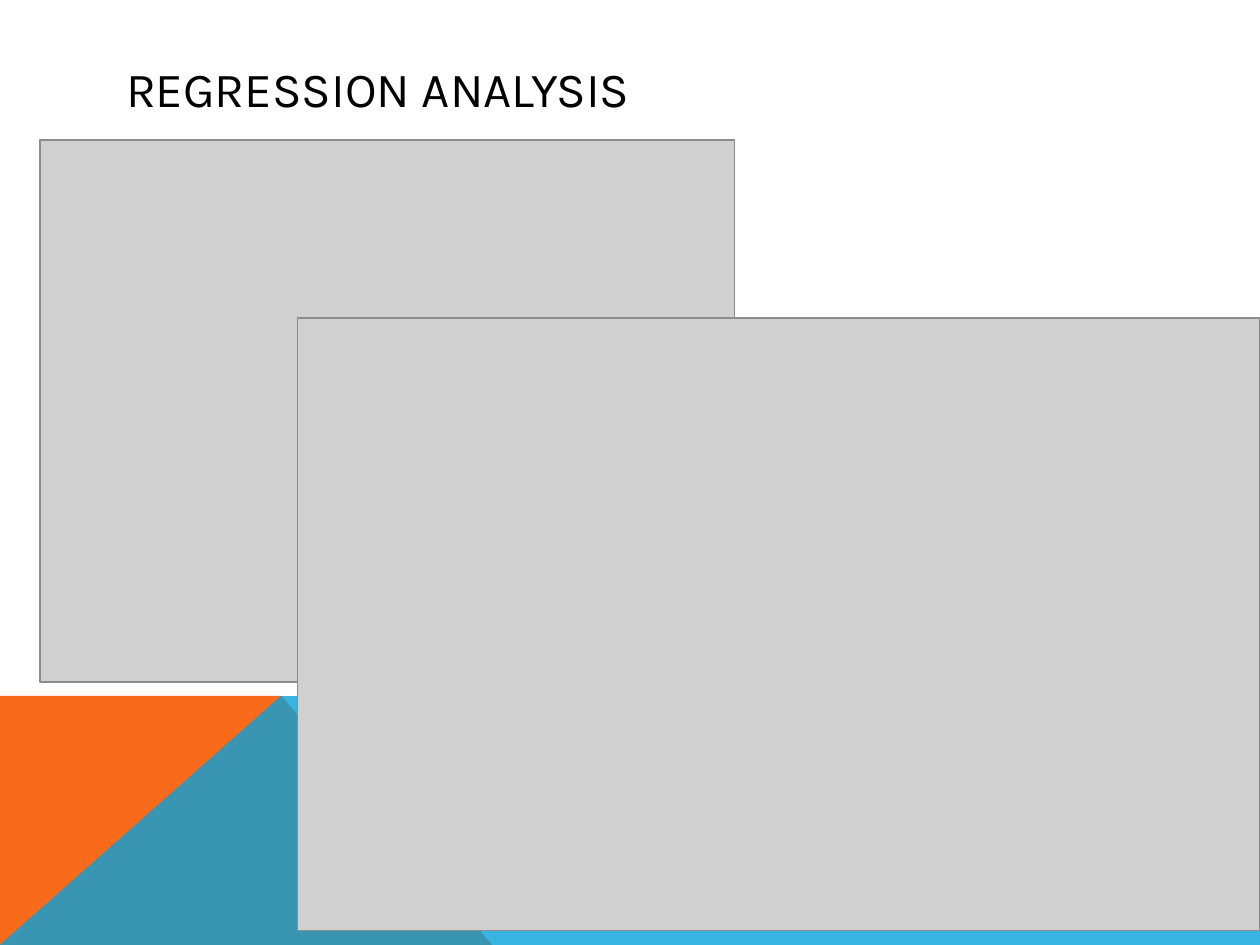
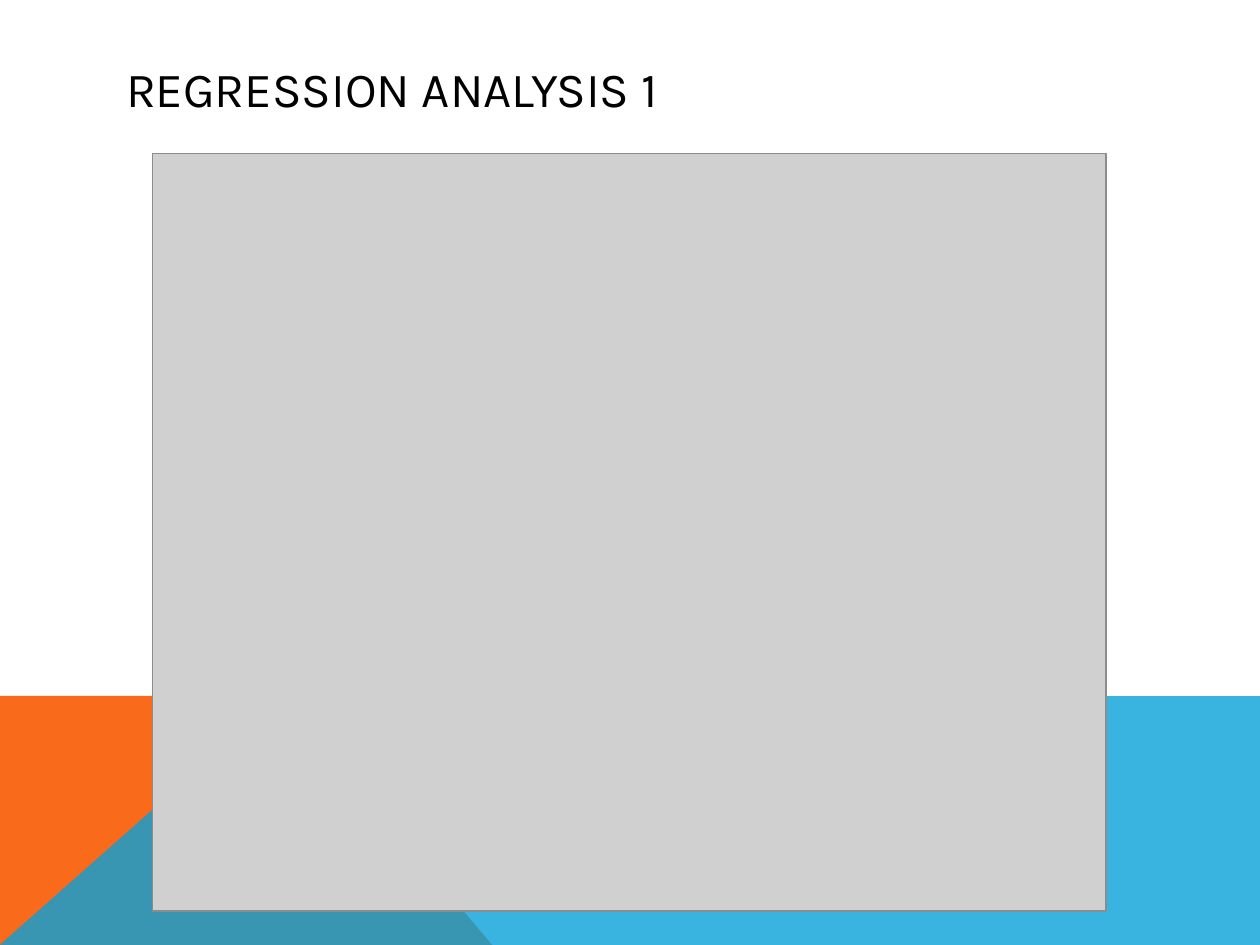
Before and after one commit to lkim016/Demo, a slide deck: slide 7 of Presentation1.pptx. Drawn at 1260x945 pixels with LibreOffice and Linux fonts; fonts in the diff are those of the drawing; grey boxes stand for pictures. Boxes give left, top, right and bottom in pixels: in the first picture for what was removed or moved away, otherwise in the second. Text is boxed around its words. In the diff, an @@ line names an element or a change of style, - is before the commit and + after.

```diff
--- a/Presentation1.pptx
+++ b/Presentation1.pptx
@@ title at box(126, 75, 657, 108): text changed @@
-REGRESSION ANALYSIS
+REGRESSION ANALYSIS 1
@@ picture removed at box(40, 140, 735, 682) @@
@@ picture: place and size @@
-picture at box(297, 318, 1260, 930)
+picture at box(152, 154, 1106, 911)
```
Also in this commit, not shown: 1 other slide changed, 1 slide added.
